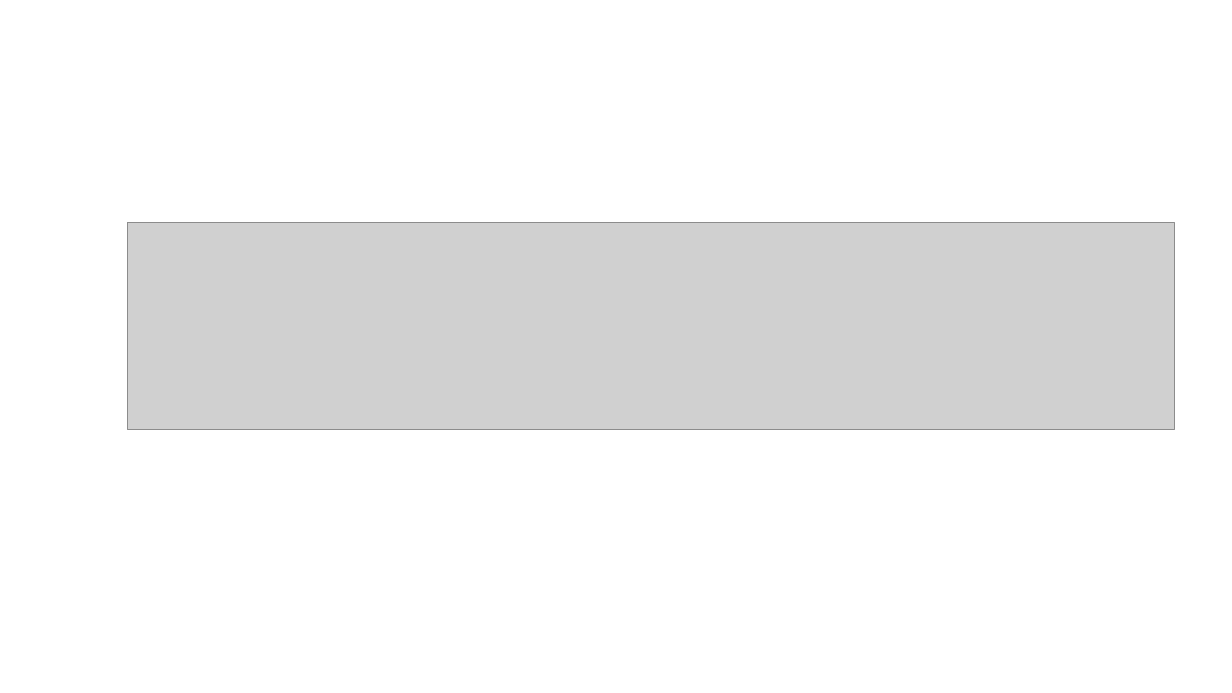
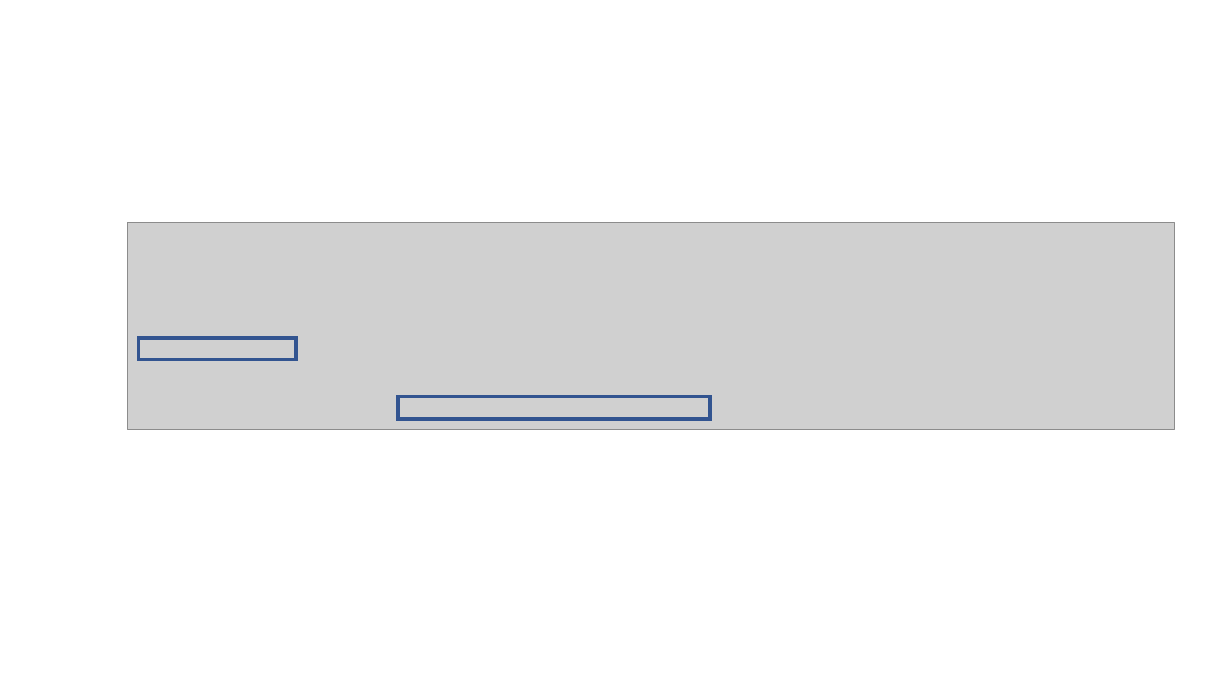
Before and after one commit to caleblareau/BST290-AdvCompBio, a slide deck: slide 3 of Presentations/LiveImage_Presentation.pptx. Drawn at 1232x693 pixels with LibreOffice and Linux fonts; fonts in the diff are those of the drawing; grey boxes stand for pictures. Boxes give left, top, right and bottom in pixels: in the first picture for what was removed or moved away, otherwise in the second. Text is boxed around its words. In the diff, an @@ line names an element or a change of style, - is before the commit and + after.

```diff
--- a/Presentations/LiveImage_Presentation.pptx
+++ b/Presentations/LiveImage_Presentation.pptx
@@ rectangle added at [139, 338, 296, 360], outline #325491 3 pt @@
@@ rectangle added at [398, 396, 711, 419], outline #325491 3 pt @@
```
Also in this commit, not shown: 2 other slides changed, 6 slides added, 2 slides removed.
